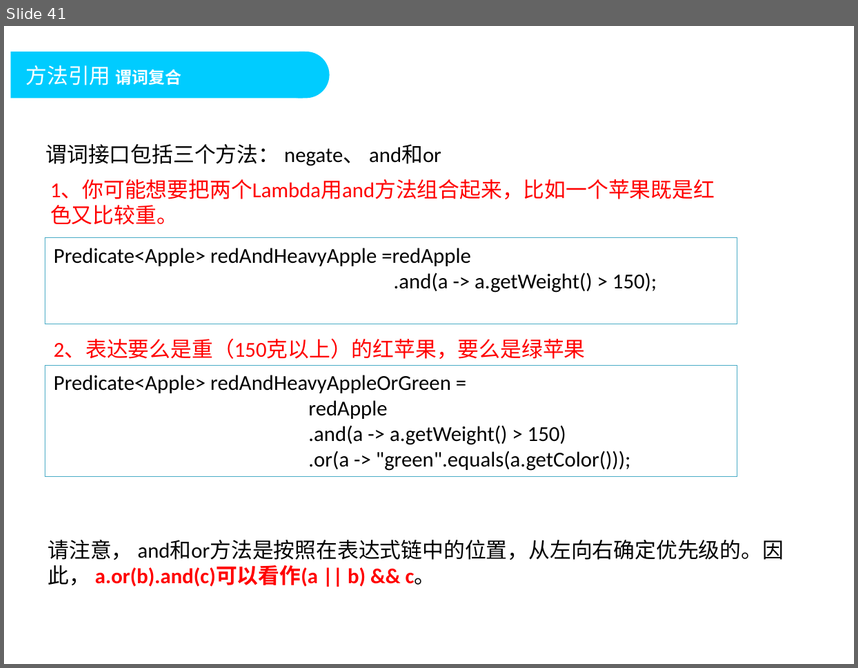
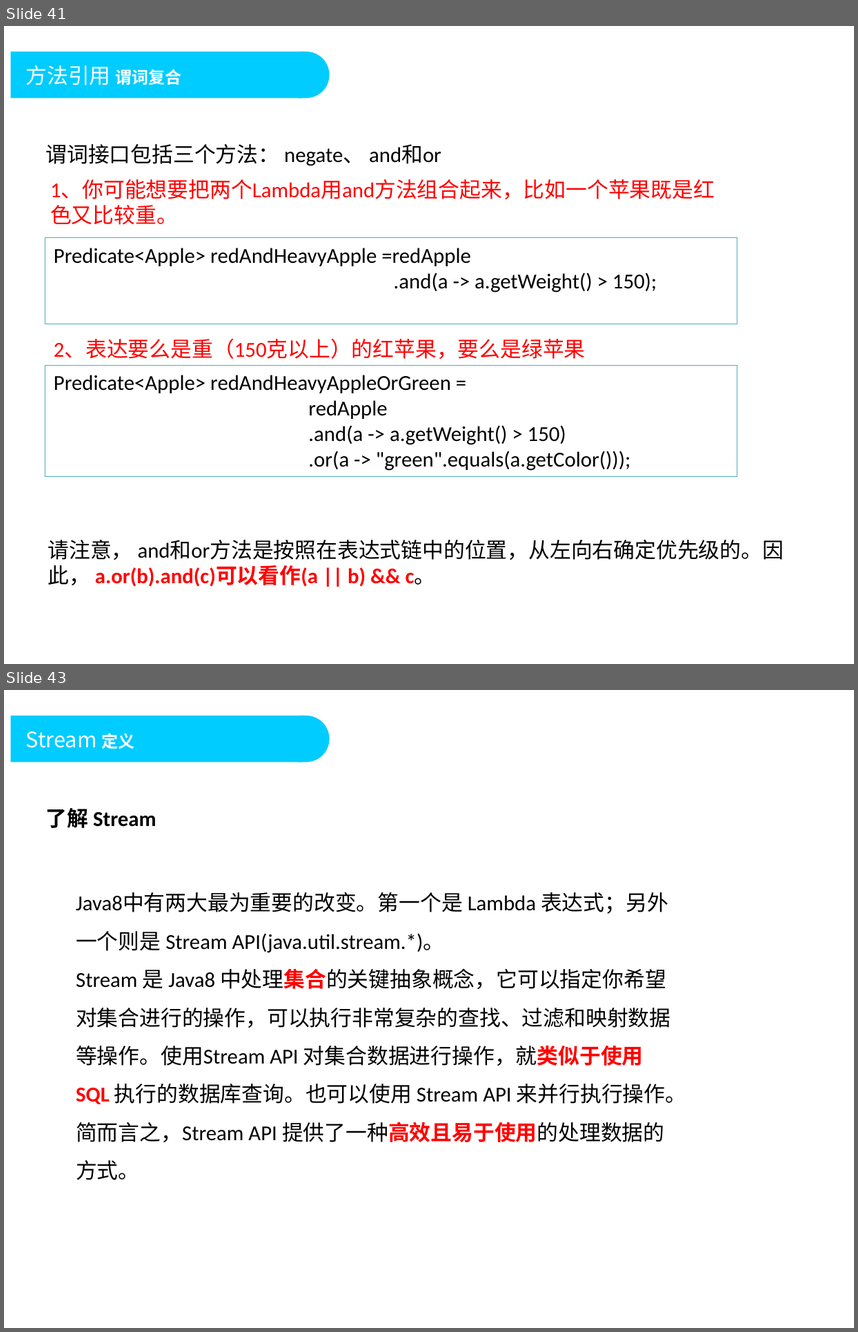
Before and after one commit to DoublePoint/MVC, a slide deck: 04相关插件/Java8/Java高级教程2.pptx. Shown one above the other, each under a label of ours: slide 41 before the commit, slides 41 and 43 after it; the slides between them are not shown. The pictures are 858x668 and 858x1332 pixels, drawn with LibreOffice and Linux fonts; fonts in the diff are those of the drawing; background and template pictures are left out. Boxes give left, top, right and bottom in pixels: in the first picture for what was removed or moved away, otherwise in the second. Text is boxed around its words. In the diff, an @@ line names an element or a change of style, - is before the commit and + after.

```diff
--- a/04相关插件/Java8/Java高级教程2.pptx
+++ b/04相关插件/Java8/Java高级教程2.pptx
@@ slide 43 added at <box>4,690,854,1328</box>, background #FFFFFF; not listed: 2 template elements that a slide beside it also shows @@
@@ text added at <box>26,731,135,749</box>, 18 pt, text #FFFFFF @@
+Stream 定义
@@ text added at <box>46,808,156,828</box>, 18 pt, text #000000, bold @@
+了解 Stream
@@ text added at <box>76,892,686,1180</box>, 18 pt, text #000000 @@
+Java8中有两大最为重要的改变。第一个是 Lambda 表达式；另外一个则是 Stream API(java.util.stream.*)。
+Stream 是 Java8 中处理集合的关键抽象概念，它可以指定你希望对集合进行的操作，可以执行非常复杂的查找、过滤和映射数据等操作。使用Stream API 对集合数据进行操作，就类似于使用 SQL 执行的数据库查询。也可以使用 Stream API 来并行执行操作。简而言之，Stream API 提供了一种高效且易于使用的处理数据的方式。
```
Also in this commit, not shown: 7 slides changed, 30 other slides added, 30 other files.
